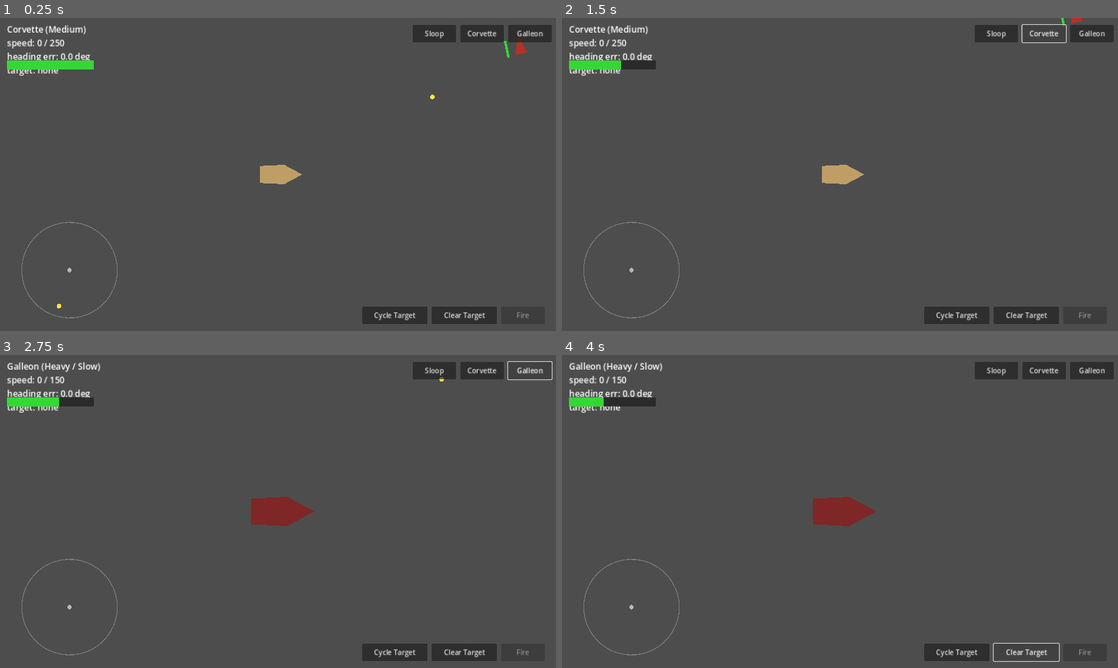
Above: before the commit, frames 1-4 (two rows, left to right).
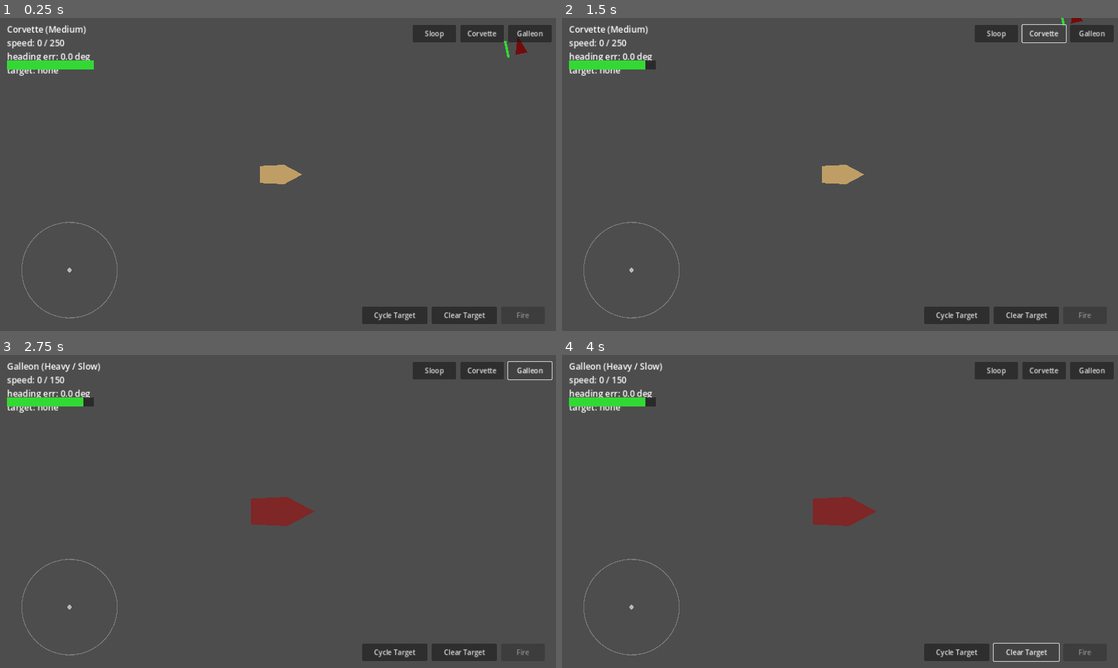
Above: after the commit, the same moments.

Repository: Inn-my/naval-rpg-prototype
Game: Godot game, scene res://scenes/Main.tscn
Same seed, same stepped clock (60 frames per second), same inputs: the game is played once before the commit and once after it.
Inputs:
- Up to frame 1 (0.25 s): no input
- Up to frame 2 (1.5 s): click "Sloop" at 0.5 s; click "Corvette" at 1.25 s
- Up to frame 3 (2.75 s): click "Galleon" at 2 s
- Up to frame 4 (4 s): click "Cycle Target" at 2.75 s; click "Clear Target" at 3.5 s

The runs differ from the first frame. In frame 1, less than 0.1% of the frame differs, in the area x 10-95%, y 6-93%; in frame 2, 0.2%; in frame 3, 0.1%; in frame 4, 0.2%, in the area x 7-15%, y 13-17%.

Commit message:
Add enemy strength tiers and rebalance combat for testing
Co-Authored-By: Claude Sonnet 5 <noreply@anthropic.com>

Diff:
--- /dev/null
+++ b/resources/game_balance.tres
@@ -0,0 +1,16 @@
+[gd_resource type="Resource" script_class="GameBalance" load_steps=2 format=3]
+
+[ext_resource type="Script" path="res://scripts/game_balance.gd" id="1"]
+
+[resource]
+script = ExtResource("1")
+player_max_health = 250.0
+enemy_weak_health = 60.0
+enemy_normal_health = 100.0
+enemy_strong_health = 150.0
+enemy_weak_damage = 10.0
+enemy_normal_damage = 20.0
+enemy_strong_damage = 30.0
+enemy_attack_cooldown = 4.5
+enemy_attack_cooldown_jitter = 2.0
+enemy_attack_range = 600.0
--- a/scripts/enemy_ship.gd
+++ b/scripts/enemy_ship.gd
@@ -7,26 +7,43 @@
 
 const DRIFT_SPEED_RANGE := Vector2(20.0, 60.0)
 const CONTAINMENT_RADIUS := 1400.0
-const MAX_HEALTH := 100.0
 
 const HEALTH_COLOR_HIGH := Color(0.2, 0.85, 0.2, 1)
 const HEALTH_COLOR_MEDIUM := Color(0.95, 0.85, 0.1, 1)
 const HEALTH_COLOR_LOW := Color(0.9, 0.15, 0.15, 1)
 
 const PROJECTILE_SCENE: PackedScene = preload("res://scenes/Projectile.tscn")
-const ATTACK_RANGE := 600.0
-const ATTACK_COOLDOWN := 2.5
+
+## Health, damage, attack timing, and range all live in this shared resource
+## so combat can be rebalanced by editing resources/game_balance.tres in the
+## Inspector, without touching any scripts.
+const BALANCE: GameBalance = preload("res://resources/game_balance.tres")
 
 const DEATH_FLASH_COLOR := Color(1, 1, 1, 1)
 const DEATH_FLASH_DURATION := 0.1
 const DEATH_FADE_DURATION := 0.45
 
-@export var health: float = MAX_HEALTH
+## Strength tiers enemies can be spawned with. Each tier has its own health,
+## attack damage, and hull tint so stronger enemies are visibly tougher.
+enum Tier { WEAK, NORMAL, STRONG }
+
+const TIER_HULL_COLOR := {
+	Tier.WEAK: Color(0.85, 0.55, 0.5, 1),
+	Tier.NORMAL: Color(0.7, 0.2, 0.15, 1),
+	Tier.STRONG: Color(0.45, 0.05, 0.05, 1),
+}
+
+@export var health: float = BALANCE.enemy_normal_health
+
+var max_health: float = BALANCE.enemy_normal_health
+var tier: Tier = Tier.NORMAL
+var attack_damage: float = BALANCE.enemy_normal_damage
 
 var _velocity: Vector2
 var _attack_cooldown_remaining: float = 0.0
 var _dying: bool = false
 
+@onready var hull: Polygon2D = $Hull
 @onready var health_bar: Node2D = $HealthBar
 @onready var health_bar_fill: Polygon2D = $HealthBar/Fill
 @onready var hit_area: Area2D = $HitArea
@@ -37,6 +54,29 @@
 	var speed: float = randf_range(DRIFT_SPEED_RANGE.x, DRIFT_SPEED_RANGE.y)
 	_velocity = Vector2.RIGHT.rotated(randf_range(0.0, TAU)) * speed
 	rotation = _velocity.angle()
+	# Random head start on the attack cooldown so a whole wave doesn't fire
+	# its first shots in lockstep the moment the player comes into range.
+	_attack_cooldown_remaining = randf_range(0.0, BALANCE.enemy_attack_cooldown_jitter)
+	_update_health_bar()
+
+## Applies a strength tier's health, attack damage, and hull tint. Called by
+## the spawner right after the enemy is added to the scene; resets health to
+## the new tier's max so it always spawns at full health for that tier.
+func set_tier(new_tier: Tier) -> void:
+	tier = new_tier
+	match tier:
+		Tier.WEAK:
+			max_health = BALANCE.enemy_weak_health
+			attack_damage = BALANCE.enemy_weak_damage
+		Tier.STRONG:
+			max_health = BALANCE.enemy_strong_health
+			attack_damage = BALANCE.enemy_strong_damage
+		_:
+			max_health = BALANCE.enemy_normal_health
+			attack_damage = BALANCE.enemy_normal_damage
+	health = max_health
+	if hull:
+		hull.color = TIER_HULL_COLOR[tier]
 	_update_health_bar()
 
 func take_damage(amount: float) -> void:
@@ -72,7 +112,7 @@
 	tween.tween_callback(queue_free)
 
 func _update_health_bar() -> void:
-	var fraction: float = clamp(health / MAX_HEALTH, 0.0, 1.0)
+	var fraction: float = clamp(health / max_health, 0.0, 1.0)
 	health_bar_fill.scale.x = fraction
 	if fraction > 0.5:
 		health_bar_fill.color = HEALTH_COLOR_HIGH
@@ -97,10 +137,12 @@
 	var player: Node2D = get_tree().get_first_node_in_group("player")
 	if player == null or not is_instance_valid(player):
 		return
-	if global_position.distance_to(player.global_position) > ATTACK_RANGE:
+	if global_position.distance_to(player.global_position) > BALANCE.enemy_attack_range:
 		return
 	_fire_at(player)
-	_attack_cooldown_remaining = ATTACK_COOLDOWN
+	# Re-roll the jitter each shot so enemies drift out of sync over time
+	# rather than just staying offset by their initial head start.
+	_attack_cooldown_remaining = BALANCE.enemy_attack_cooldown + randf_range(0.0, BALANCE.enemy_attack_cooldown_jitter)
 
 func _fire_at(target: Node2D) -> void:
 	var projectile: Node2D = PROJECTILE_SCENE.instantiate()
@@ -108,3 +150,4 @@
 	projectile.global_position = global_position
 	projectile.target = target
 	projectile.target_position = target.global_position
+	projectile.damage = attack_damage
--- /dev/null
+++ b/scripts/game_balance.gd
@@ -0,0 +1,28 @@
+extends Resource
+class_name GameBalance
+
+## Central combat tuning knobs. Edit resources/game_balance.tres in the
+## Godot Inspector to rebalance the game — no script changes needed.
+
+@export_group("Player")
+@export var player_max_health: float = 250.0
+
+@export_group("Enemy Health")
+@export var enemy_weak_health: float = 60.0
+@export var enemy_normal_health: float = 100.0
+@export var enemy_strong_health: float = 150.0
+
+@export_group("Enemy Damage")
+@export var enemy_weak_damage: float = 10.0
+@export var enemy_normal_damage: float = 20.0
+@export var enemy_strong_damage: float = 30.0
+
+@export_group("Enemy Attack Timing")
+## Base seconds between shots for a single enemy.
+@export var enemy_attack_cooldown: float = 4.5
+## Random extra (0..jitter) added on top of the base cooldown after every
+## shot, and used to give each enemy's first shot a random head start too.
+## This is what keeps a pack of enemies from all firing on the player at
+## the same instant instead of stacking their damage.
+@export var enemy_attack_cooldown_jitter: float = 2.0
+@export var enemy_attack_range: float = 600.0
--- a/scripts/main.gd
+++ b/scripts/main.gd
@@ -16,6 +16,10 @@
 	Vector2(-700, -400),
 	Vector2(200, 700),
 ]
+
+## Strength tiers a spawned enemy can be assigned, picked with equal
+## probability per enemy in _spawn_wave().
+const ENEMY_TIERS := [EnemyShip.Tier.WEAK, EnemyShip.Tier.NORMAL, EnemyShip.Tier.STRONG]
 
 @onready var ship: Ship = $Ship
 @onready var targeting: TargetingSystem = $Ship/TargetingSystem
@@ -49,9 +53,10 @@
 ## that defines how enemies are placed.
 func _spawn_wave() -> void:
 	for spawn_position in ENEMY_SPAWN_POSITIONS:
-		var enemy: Node2D = ENEMY_SCENE.instantiate()
+		var enemy: EnemyShip = ENEMY_SCENE.instantiate()
 		add_child(enemy)
 		enemy.position = spawn_position
+		enemy.set_tier(ENEMY_TIERS[randi() % ENEMY_TIERS.size()])
 		enemy.tree_exited.connect(_on_enemy_tree_exited)
 	_enemies_alive = ENEMY_SPAWN_POSITIONS.size()
 
@@ -102,7 +107,7 @@
 		target_text,
 	]
 
-	player_health_fill.scale.x = clamp(ship.health / Ship.MAX_HEALTH, 0.0, 1.0)
+	player_health_fill.scale.x = clamp(ship.health / ship.max_health, 0.0, 1.0)
 
 	if _fire_cooldown_remaining > 0.0:
 		_fire_cooldown_remaining -= delta
--- a/scripts/projectile.gd
+++ b/scripts/projectile.gd
@@ -10,10 +10,11 @@
 const SPEED := 700.0
 const LIFETIME := 3.0
 const ARRIVAL_DISTANCE := 10.0
-const DAMAGE := 20.0
+const DEFAULT_DAMAGE := 20.0
 
 var target_position: Vector2
 var target: Node2D
+var damage: float = DEFAULT_DAMAGE
 
 var _elapsed: float = 0.0
 
@@ -38,5 +39,5 @@
 	if enemy != target:
 		return
 	if enemy.has_method("take_damage"):
-		enemy.take_damage(DAMAGE)
+		enemy.take_damage(damage)
 	queue_free()
--- a/scripts/ship.gd
+++ b/scripts/ship.gd
@@ -11,10 +11,12 @@
 
 signal died
 
-const MAX_HEALTH := 100.0
+const BALANCE: GameBalance = preload("res://resources/game_balance.tres")
 
 @export var preset: ShipPreset
-@export var health: float = MAX_HEALTH
+@export var health: float = BALANCE.player_max_health
+
+var max_health: float = BALANCE.player_max_health
 
 var linear_velocity: Vector2 = Vector2.ZERO
 var angular_velocity: float = 0.0
